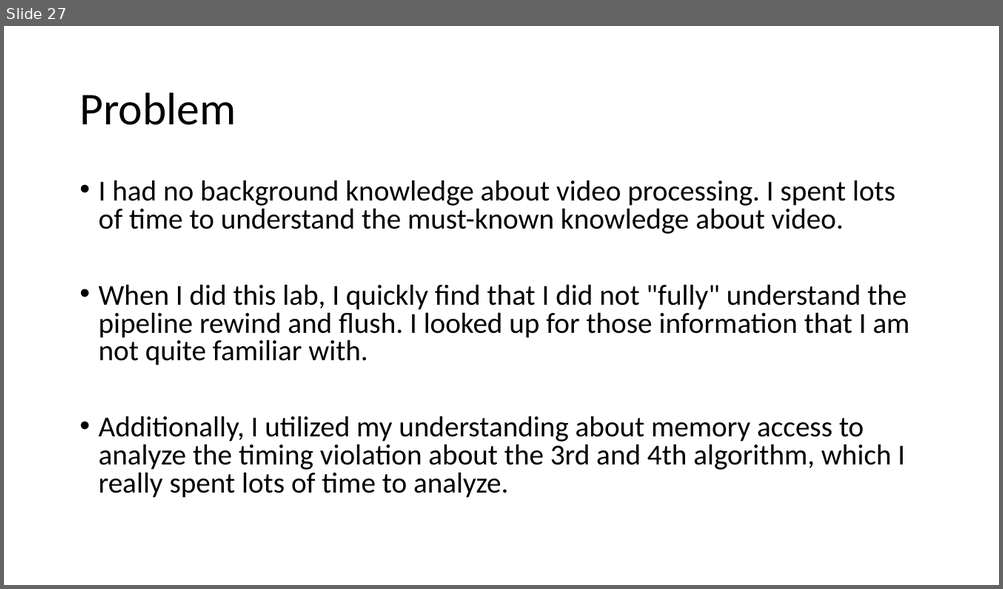
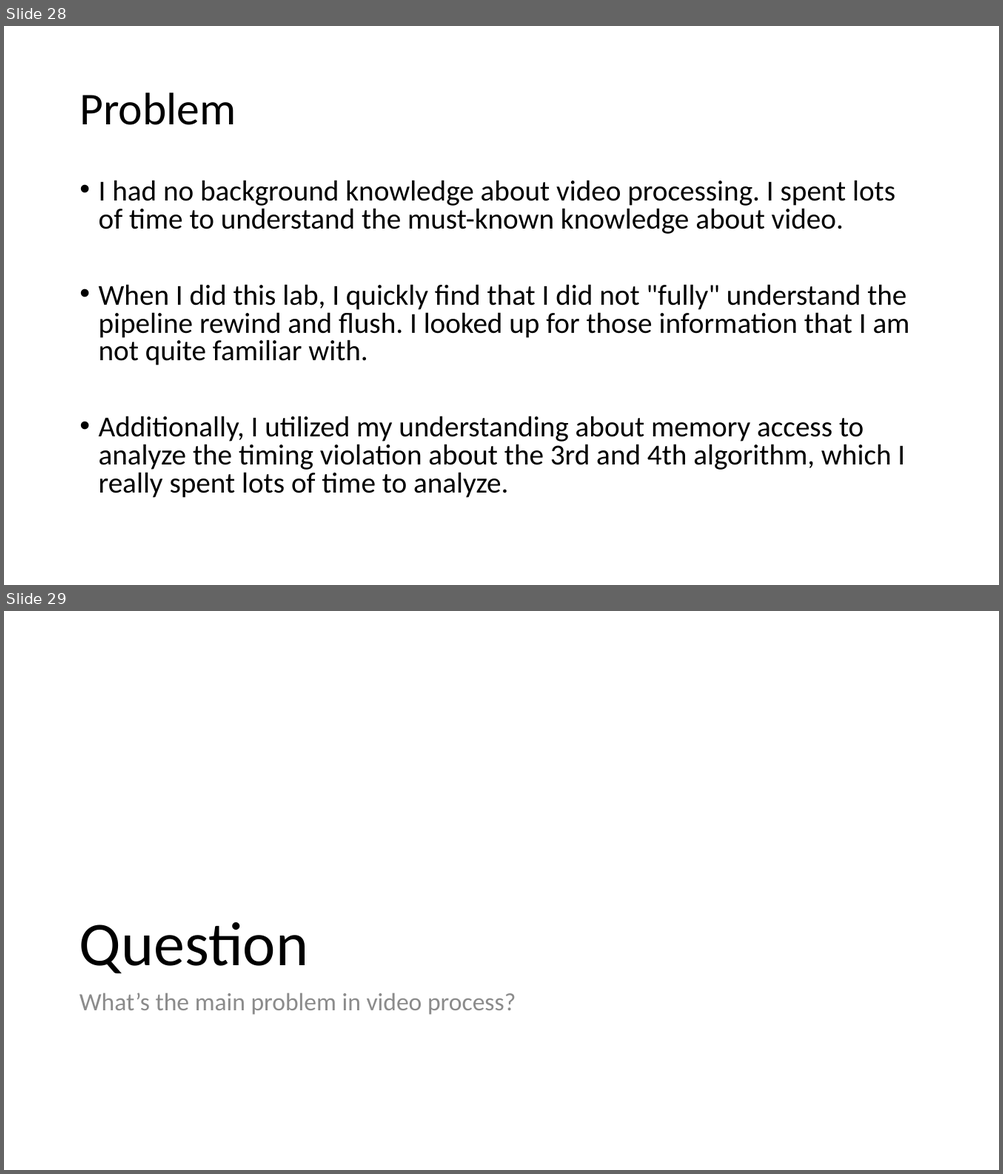
Before and after one commit to EvanLu0815/HLS, a slide deck: LABB_video_processing/110061562_presentation.pptx. Shown one above the other, each under a label of ours: slide 27 before the commit, slides 28 and 29 after it. The pictures are 1003x589 and 1003x1174 pixels, drawn with LibreOffice and Linux fonts; fonts in the diff are those of the drawing. Boxes give left, top, right and bottom in pixels: in the first picture for what was removed or moved away, otherwise in the second. Text is boxed around its words. In the diff, an @@ line names an element or a change of style, - is before the commit and + after.

```diff
--- a/LABB_video_processing/110061562_presentation.pptx
+++ b/LABB_video_processing/110061562_presentation.pptx
@@ slide 29 added at [4, 611, 999, 1170], background #FFFFFF @@
@@ title added at [79, 923, 308, 974], 60 pt, text #000000 @@
+Question
@@ text added at [79, 993, 515, 1015], 24 pt, text #8C8C8C @@
+What’s the main problem in video process?
@@ what was slide 27 is now slide 28 @@
```
Also in this commit, not shown: 11 slides changed, 1 other slide added.
